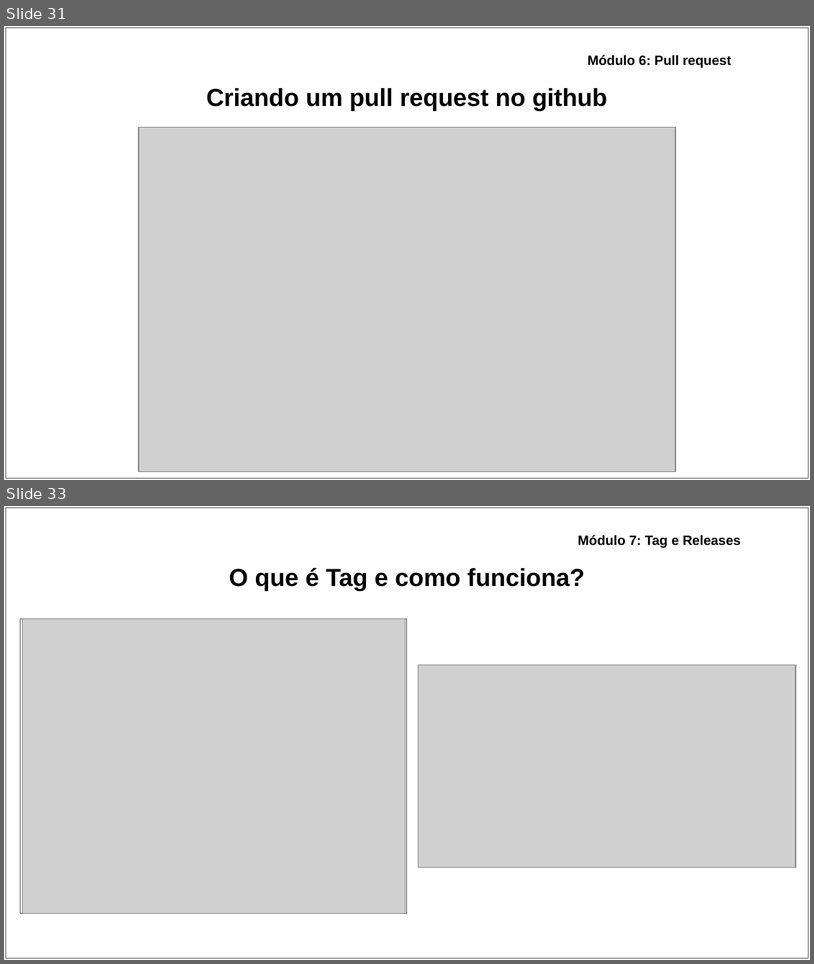
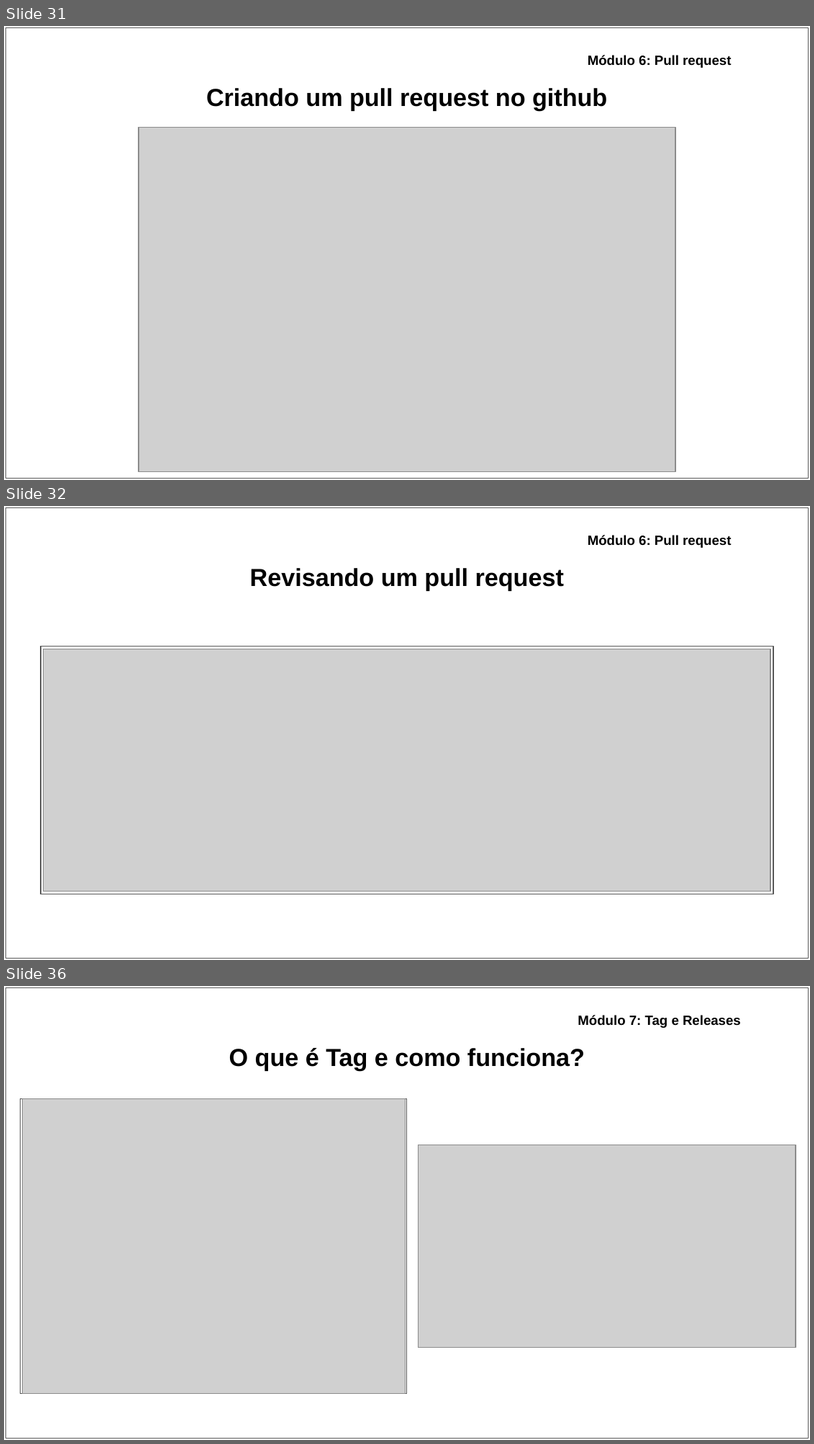
Before and after one commit to ryancunha13/Curso-Git-03, a slide deck: Materiais didáticos/Apresentação - Curso de Git_GitHub.pptx. Shown one above the other, each under a label of ours: slides 31 and 33 before the commit, slides 31, 32 and 36 after it; the slides between them are not shown. The pictures are 814x964 and 814x1444 pixels, drawn with LibreOffice and Linux fonts; fonts in the diff are those of the drawing; grey boxes stand for pictures. Boxes give left, top, right and bottom in pixels: in the first picture for what was removed or moved away, otherwise in the second. Text is boxed around its words. In the diff, an @@ line names an element or a change of style, - is before the commit and + after.

```diff
--- a/Materiais didáticos/Apresentação - Curso de Git_GitHub.pptx
+++ b/Materiais didáticos/Apresentação - Curso de Git_GitHub.pptx
@@ slide 32 added at [4, 506, 810, 960], background #FFFFFF @@
@@ rectangle added at [5, 507, 809, 957], fill #FFFFFF, outline #595959 0.75 pt @@
@@ text added at [588, 535, 731, 548], 12 pt, text #000000, bold @@
+Módulo 6: Pull request
@@ title added at [250, 568, 564, 591], 22 pt, text #000000, bold @@
+Revisando um pull request
@@ rectangle added at [40, 646, 773, 894], fill #FFFFFF, outline #595959 0.75 pt @@
@@ picture added at [44, 649, 771, 891] @@
@@ what was slide 33 is now slide 36 @@
```
Also in this commit, not shown: 2 slides changed, 6 other slides added, 3 other files.
